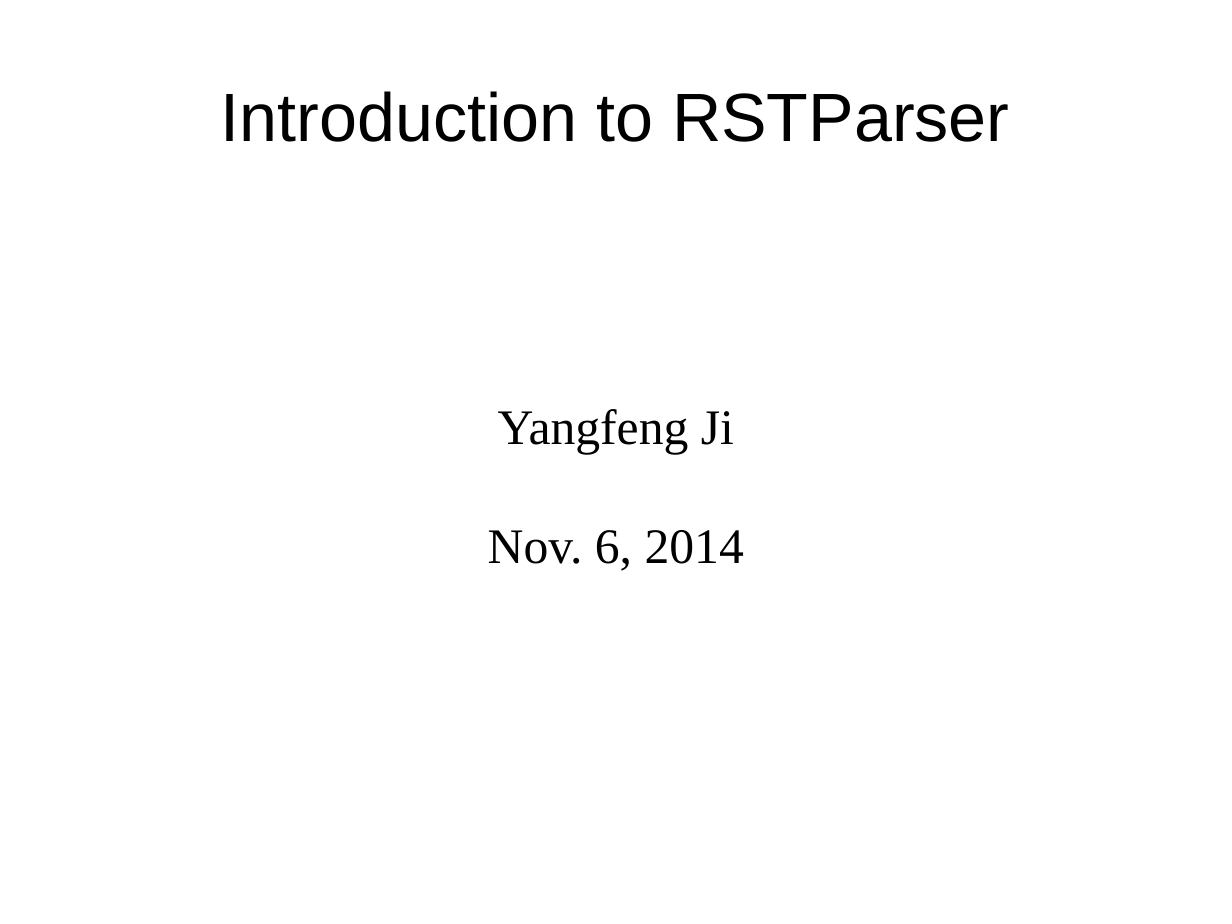
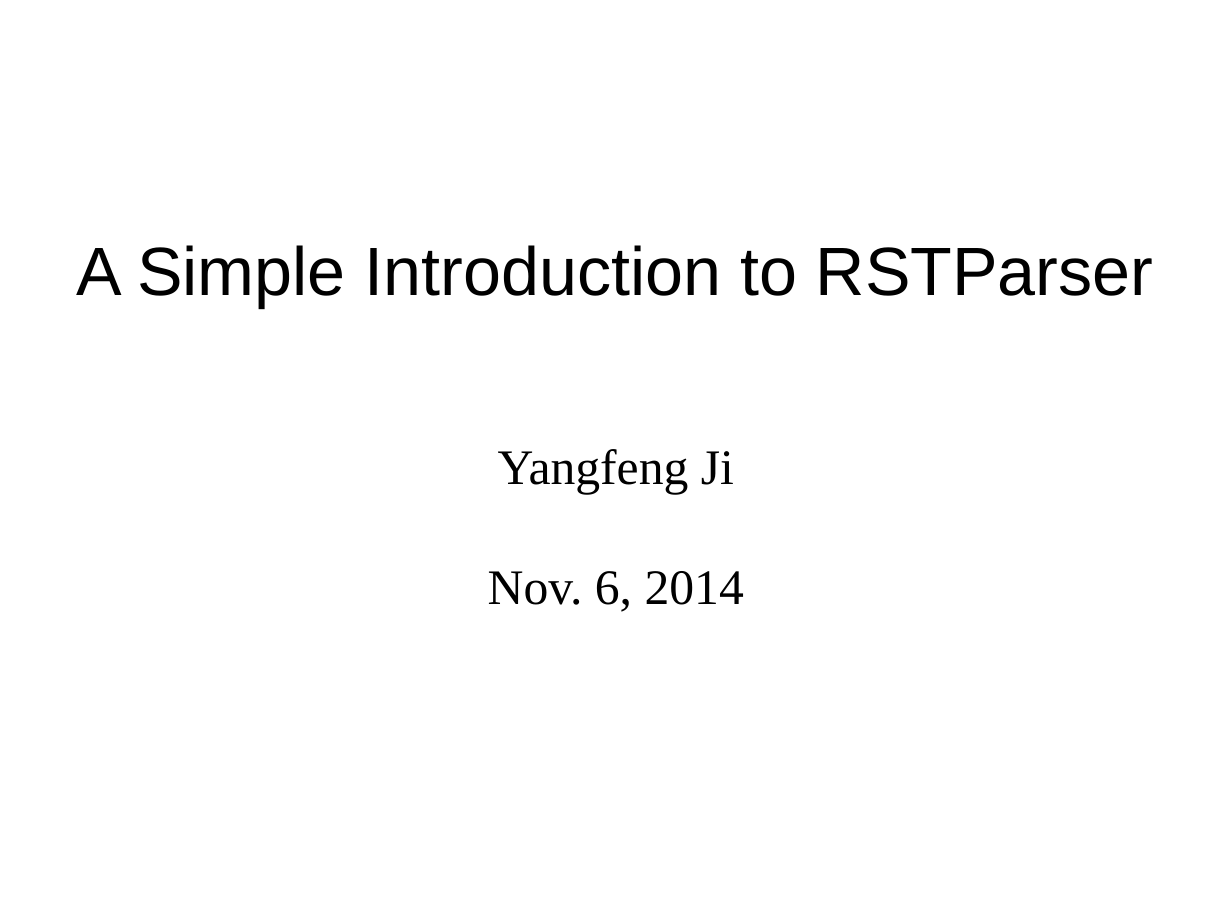
Before and after one commit to jiyfeng/RSTParser, a slide deck: slide 1 of doc/intro.odp. Drawn at 1232x924 pixels with LibreOffice and Linux fonts; fonts in the diff are those of the drawing. Boxes give left, top, right and bottom in pixels: in the first picture for what was removed or moved away, otherwise in the second. Text is boxed around its words. In the diff, an @@ line names an element or a change of style, - is before the commit and + after.

```diff
--- a/doc/intro.odp
+++ b/doc/intro.odp
@@ title at (76,245,1153,307): text changed @@
-Introduction to RSTParser
+A Simple Introduction to RSTParser
@@ subtitle "Yangfeng Ji": place and size @@
-subtitle "Yangfeng Ji" at (488,409,744,571)
+subtitle "Yangfeng Ji" at (488,449,744,612)
```
Also in this commit, not shown: 1 slide removed, 2 other files.
